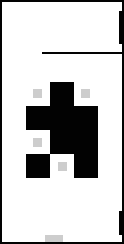
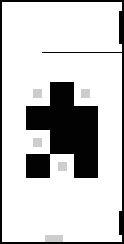
Two versions of the same layered image (w=124, h=244). Layer-by-layer changes:
painted on "背景" over (x1=42, y1=53, x2=122, y2=54)
